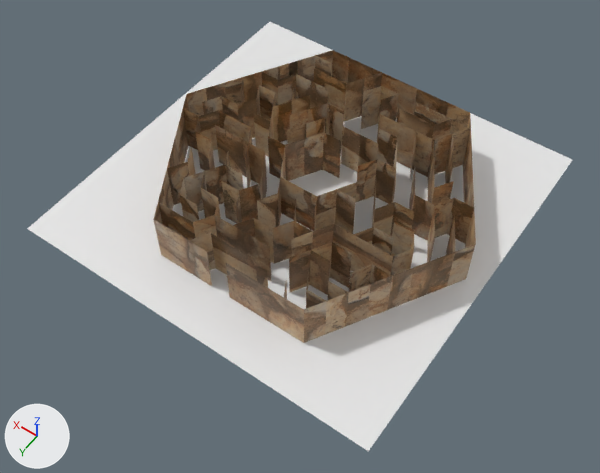
A saved change to the glTF model asset/maze_level_2.glb.
Rendered twice from a 50 mm lens placed at (-27.3, 40.9, 59.8), pointed at (0.3, 2.3, -0.9). The axes (+X, +Y, +Z) are drawn at lower left. The lights are the same throughout. Where no turn or scale is listed for an object, it has been applied to the vertices.

Script lines for the objects in view, before the commit:
```python
me_mesh = bpy.data.meshes.new('Mesh')
me_mesh.from_pydata(...)  # 380 vertices, 358 faces; spans x 0.2..31.4, y -27.2..-0.2, z 0.0..5.1
me_mesh.materials.append(mat_material_002)  # picture img_medieval_blocks_05_diff_2k
me_plane = bpy.data.meshes.new('Plane')
me_plane.from_pydata([(-18.6, -18.6, 0.0), (18.6, -18.6, 0.0), (-18.6, 18.6, 0.0), (18.6, 18.6, 0.0)], [], [(0, 1, 3), (0, 3, 2)])
ob_curve_062 = bpy.data.objects.new('Curve.062', me_mesh)
ob_curve_062.location = (-14.95, 12.02, 0.09)
ob_plane = bpy.data.objects.new('Plane', me_plane)
ob_plane.location = (2.16, -1.89, 0.01)
```
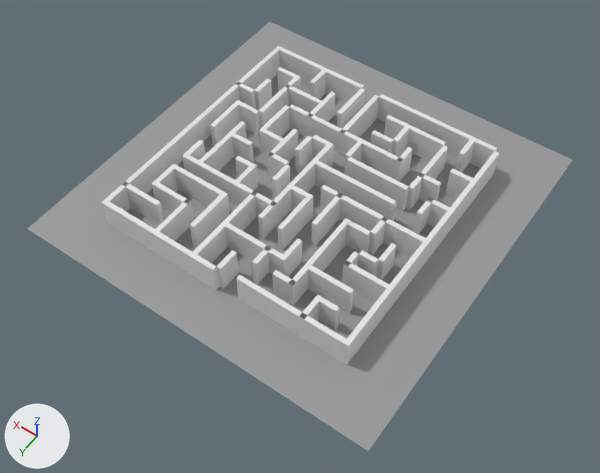
The newer file is also rescaled (x1.589), turned or shifted as a whole; pictures and numbers use the older file's frame.

Pixel boxes (x1, y1, x2, y2) of what changed, in the pictures (600 x 473 px):
'Plane', recoloured (white to grey): (27, 22, 572, 451) in both
'Curve.062', deleted: before (153, 50, 476, 343)
'Curve.034', added: after (102, 46, 499, 365)

The change in detail:
Material 'Material.001' (mat_material_001) is new.
Its base color is (0.319, 0.319, 0.319) (grey #999999).
me_plane has 4 vertices, 2 faces and spans x -18.6..18.6, y -18.6..18.6, z 0.0.
me_plane now uses material mat_material_001 (grey #999999).
Mesh me_mesh_1 is new.
It has 568 vertices, 852 faces and spans x -0.2..25.9, y -26.4..0.2, z 0.0..3.0.
Object 'Curve.062' (ob_curve_062) is deleted.
Object 'Curve.034' (ob_curve_034) is new; it shows me_mesh_1.
Its location is (-10.76, 11.71, 0.01).
